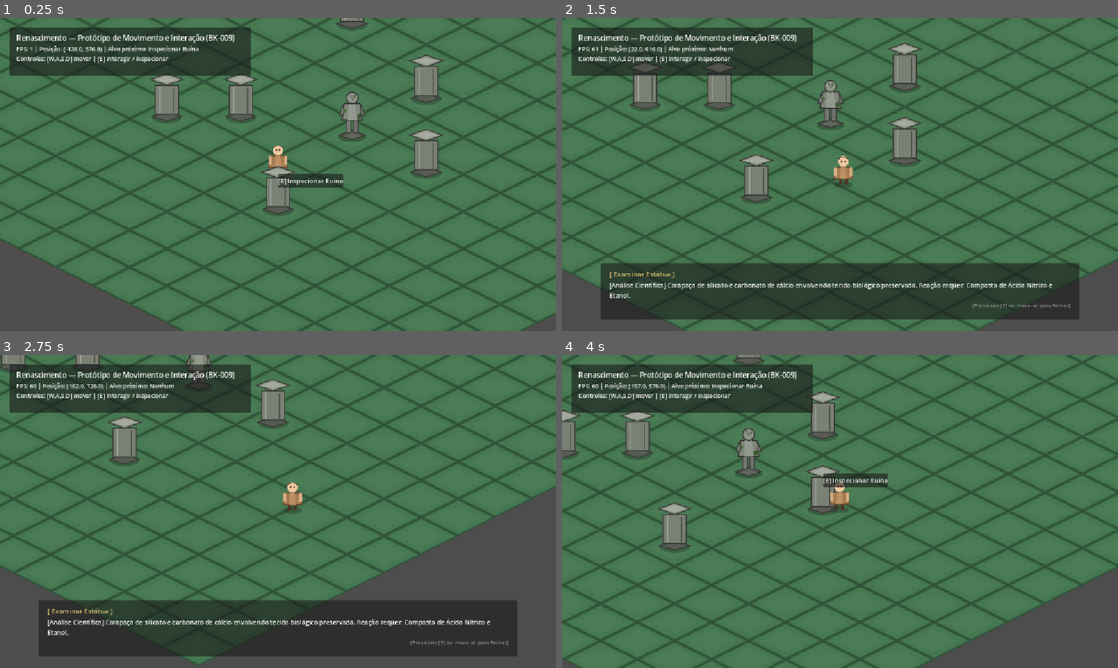
Above: before the commit, frames 1-4 (two rows, left to right).
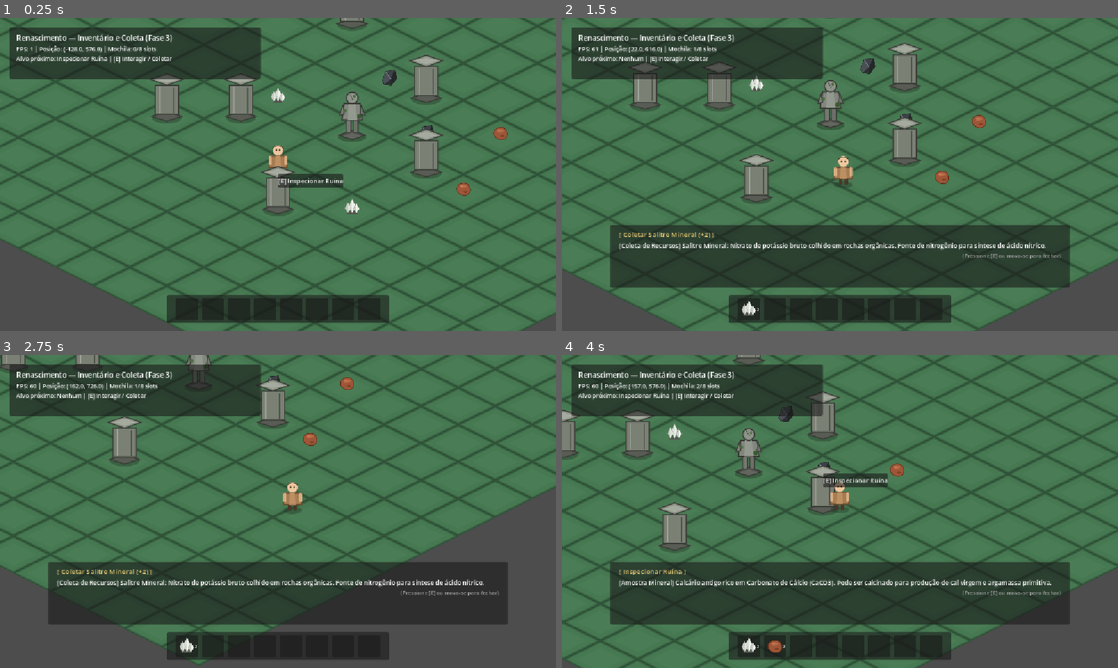
Above: after the commit, the same moments.

Repository: Thiagogalva/renascimento
Game: Godot game, scene res://scenes/tests/test_isometric_sandbox.tscn
The game is run twice, just before and just after one commit, with the same random seed, the same clock (stepped at 60 frames per second) and the same inputs.
Inputs:
- Up to frame 1 (0.25 s): no input
- Up to frame 2 (1.5 s): tap Enter at 0.5 s; hold D (move_right) 0.53-1.28 s; hold E (interact) 0.53-1.28 s; hold S (move_down) from 1.28 s (still down); tap E (interact) at 1.35 s
- Up to frame 3 (2.75 s): tap E (interact) at 2 s; release S (move_down) at 2.03 s; hold D (move_right) from 2.03 s (still down); hold E (interact) from 2.03 s (still down)
- Up to frame 4 (4 s): release D (move_right) at 2.78 s; release E (interact) at 2.78 s; hold W (move_up) 2.78-3.53 s; tap E (interact) at 2.85, 3.5 s; hold A (move_left) from 3.53 s (still down); hold E (interact) from 3.53 s (still down)

The runs differ from the first frame. In frame 1, 5.7% of the frame differs, in the area x 1-92%, y 3-98%; in frame 2, 19%; in frame 3, 18%; in frame 4, 22%.

Commit message:
feat: implement inventory system, collectibles and item definitions (BK-011, BK-012)

Diff:
--- /dev/null
+++ b/assets/sprites/item_clay.svg
@@ -0,0 +1,8 @@
+<svg xmlns="http://www.w3.org/2000/svg" width="64" height="64" viewBox="0 0 64 64">
+  <!-- Moist Clay Lump Item Icon -->
+  <path d="M14,38 Q10,22 26,16 Q44,12 50,26 Q56,42 42,50 Q24,54 14,38 Z" fill="#9e5638" stroke="#63321d" stroke-width="2"/>
+  <!-- Wet clay surface highlights -->
+  <path d="M22,22 Q34,18 44,24 Q36,32 24,30 Z" fill="#b86b49"/>
+  <ellipse cx="28" cy="24" rx="4" ry="2" fill="#d98966" opacity="0.6"/>
+  <ellipse cx="38" cy="40" rx="6" ry="3" fill="#804126"/>
+</svg>
--- /dev/null
+++ b/assets/sprites/item_flint.svg
@@ -0,0 +1,9 @@
+<svg xmlns="http://www.w3.org/2000/svg" width="64" height="64" viewBox="0 0 64 64">
+  <!-- Flint Rock Item Icon -->
+  <polygon points="12,42 22,14 48,10 54,34 38,54 18,52" fill="#2d3033" stroke="#16181a" stroke-width="2"/>
+  <polygon points="22,14 48,10 36,36" fill="#3d4247"/>
+  <polygon points="12,42 22,14 36,36 18,52" fill="#4b5056"/>
+  <polygon points="36,36 48,10 54,34 38,54" fill="#25272a"/>
+  <!-- Sharp shiny edge highlight -->
+  <line x1="22" y1="14" x2="36" y2="36" stroke="#909aa3" stroke-width="1.5"/>
+</svg>
--- /dev/null
+++ b/assets/sprites/item_saltpeter.svg
@@ -0,0 +1,13 @@
+<svg xmlns="http://www.w3.org/2000/svg" width="64" height="64" viewBox="0 0 64 64">
+  <!-- Saltpeter / Potassium Nitrate Crystals Item Icon -->
+  <polygon points="16,52 48,52 42,42 20,44" fill="#52544e"/>
+  <!-- Prismatic crystal 1 (center) -->
+  <polygon points="32,8 42,28 32,48 22,28" fill="#d9ded6" stroke="#9da398" stroke-width="1.5"/>
+  <polygon points="32,8 42,28 32,48" fill="#edf2ea"/>
+  <!-- Crystal 2 (left) -->
+  <polygon points="20,18 28,34 20,48 12,34" fill="#c7ccc4" stroke="#9da398" stroke-width="1.5"/>
+  <polygon points="20,18 28,34 20,48" fill="#dce3d8"/>
+  <!-- Crystal 3 (right) -->
+  <polygon points="44,22 52,36 44,48 36,36" fill="#c7ccc4" stroke="#9da398" stroke-width="1.5"/>
+  <polygon points="44,22 52,36 44,48" fill="#edf2ea"/>
+</svg>
--- /dev/null
+++ b/data/items/clay.tres
@@ -0,0 +1,16 @@
+[gd_resource type="Resource" script_class="ItemDefinition" load_steps=3 format=3]
+
+[ext_resource type="Script" path="res://scripts/item_definition.gd" id="1_script"]
+[ext_resource type="Texture2D" uid="uid://dka05p5odn75s" path="res://assets/sprites/item_clay.svg" id="2_icon"]
+
+[resource]
+script = ExtResource("1_script")
+id = &"item.raw.clay"
+display_name = "Argila Úmida"
+description = "Terra plástica maleável coletada na margem de rios. Essencial para moldagem de refratários e cerâmica."
+category = 0
+icon = ExtResource("2_icon")
+max_stack = 50
+weight = 0.8
+is_quest_item = false
+is_pvp_lootable = true
--- /dev/null
+++ b/data/items/flint.tres
@@ -0,0 +1,16 @@
+[gd_resource type="Resource" script_class="ItemDefinition" load_steps=3 format=3]
+
+[ext_resource type="Script" path="res://scripts/item_definition.gd" id="1_script"]
+[ext_resource type="Texture2D" uid="uid://b0id6p8vik3g2" path="res://assets/sprites/item_flint.svg" id="2_icon"]
+
+[resource]
+script = ExtResource("1_script")
+id = &"item.raw.flint"
+display_name = "Sílex Bruto"
+description = "Pedra silicosa dura e cristalina. Produz faíscas eficientes ao atrito mecânico."
+category = 0
+icon = ExtResource("2_icon")
+max_stack = 50
+weight = 0.5
+is_quest_item = false
+is_pvp_lootable = true
--- /dev/null
+++ b/data/items/saltpeter.tres
@@ -0,0 +1,16 @@
+[gd_resource type="Resource" script_class="ItemDefinition" load_steps=3 format=3]
+
+[ext_resource type="Script" path="res://scripts/item_definition.gd" id="1_script"]
+[ext_resource type="Texture2D" uid="uid://dd44lhcxviv87" path="res://assets/sprites/item_saltpeter.svg" id="2_icon"]
+
+[resource]
+script = ExtResource("1_script")
+id = &"item.raw.saltpeter"
+display_name = "Salitre Mineral"
+description = "Nitrato de potássio bruto colhido em rochas orgânicas. Fonte de nitrogênio para síntese de ácido nítrico."
+category = 1
+icon = ExtResource("2_icon")
+max_stack = 50
+weight = 0.4
+is_quest_item = false
+is_pvp_lootable = true
--- /dev/null
+++ b/scenes/entities/collectible_item.tscn
@@ -0,0 +1,24 @@
+[gd_scene load_steps=4 format=3]
+
+[ext_resource type="Script" path="res://scripts/collectible_item.gd" id="1_collectible"]
+[ext_resource type="Script" path="res://scripts/interactable.gd" id="2_interactable"]
+
+[sub_resource type="CircleShape2D" id="CircleShape2D_trigger"]
+radius = 24.0
+
+[node name="CollectibleItem" type="Node2D"]
+y_sort_enabled = true
+script = ExtResource("1_collectible")
+
+[node name="Sprite2D" type="Sprite2D" parent="."]
+scale = Vector2(0.6, 0.6)
+offset = Vector2(0, -12)
+
+[node name="Interactable" type="Area2D" parent="."]
+collision_layer = 2
+collision_mask = 0
+script = ExtResource("2_interactable")
+prompt_vertical_offset = -34.0
+
+[node name="CollisionShape2D" type="CollisionShape2D" parent="Interactable"]
+shape = SubResource("CircleShape2D_trigger")
--- a/scenes/entities/player.tscn
+++ b/scenes/entities/player.tscn
@@ -1,7 +1,8 @@
-[gd_scene load_steps=5 format=3]
+[gd_scene load_steps=6 format=3]
 
 [ext_resource type="Script" path="res://scripts/player_controller.gd" id="1_controller"]
 [ext_resource type="Texture2D" uid="uid://clllu8ahx1ppr" path="res://assets/sprites/player_placeholder.svg" id="2_texture"]
+[ext_resource type="Script" path="res://scripts/inventory.gd" id="3_inventory"]
 
 [sub_resource type="CapsuleShape2D" id="CapsuleShape2D_feet"]
 radius = 7.0
@@ -30,3 +31,7 @@
 
 [node name="CollisionShape2D" type="CollisionShape2D" parent="InteractionDetector"]
 shape = SubResource("CircleShape2D_interaction")
+
+[node name="Inventory" type="Node" parent="."]
+script = ExtResource("3_inventory")
+max_slots = 8
--- a/scenes/tests/test_isometric_sandbox.gd
+++ b/scenes/tests/test_isometric_sandbox.gd
@@ -1,7 +1,7 @@
 extends Node2D
 
-## Cena de Teste e Validação Isométrica e Interação (BK-005, BK-008, BK-009)
-## Valida a grade 2:1, ordenação visual Y-Sort, colisão na base, câmera móvel e sistema de interação.
+## Cena de Teste e Validação Isométrica, Interação e Inventário (Fase 1, 2 e 3)
+## Valida a grade 2:1, ordenação visual Y-Sort, sistema de interação e inventário com coleta.
 
 const TILE_WIDTH: float = 128.0
 const TILE_HEIGHT: float = 64.0
@@ -11,6 +11,11 @@
 const OBSTACLE_SCENE = preload("res://scenes/entities/test_obstacle.tscn")
 const STATUE_SCENE = preload("res://scenes/entities/petrified_statue.tscn")
 const PLAYER_SCENE = preload("res://scenes/entities/player.tscn")
+const COLLECTIBLE_SCENE = preload("res://scenes/entities/collectible_item.tscn")
+
+const ITEM_FLINT = preload("res://data/items/flint.tres")
+const ITEM_CLAY = preload("res://data/items/clay.tres")
+const ITEM_SALTPETER = preload("res://data/items/saltpeter.tres")
 
 @onready var ground_container: Node2D = $Ground
 @onready var entities_container: Node2D = $Entities
@@ -18,16 +23,20 @@
 @onready var dialogue_panel: PanelContainer = $UI/DialoguePanel
 @onready var dialogue_title: Label = $UI/DialoguePanel/MarginContainer/VBoxContainer/DialogueTitle
 @onready var dialogue_text: Label = $UI/DialoguePanel/MarginContainer/VBoxContainer/DialogueText
+@onready var slots_hbox: HBoxContainer = $UI/HotbarPanel/MarginContainer/SlotsHBox
 
 var player: PlayerController = null
 var _last_interaction_target: Interactable = null
+var _slot_ui_elements: Array[Dictionary] = []
 
 func _ready() -> void:
 	_generate_isometric_ground()
 	_spawn_obstacles()
 	_spawn_petrified_statue()
+	_spawn_collectibles()
 	_spawn_player()
 	_create_world_boundaries()
+	_setup_hotbar_ui()
 
 func _process(_delta: float) -> void:
 	if player and info_label:
@@ -36,7 +45,16 @@
 		var target_info: String = "Nenhum"
 		if player.current_target:
 			target_info = player.current_target.interaction_title
-		info_label.text = "FPS: %d | Posição: (%.1f, %.1f) | Alvo próximo: %s\nControles: [W,A,S,D] mover | [E] interagir / inspecionar" % [fps, pos.x, pos.y, target_info]
+
+		var inv_count: int = 0
+		if player.inventory:
+			for s in player.inventory.slots:
+				if not s.is_empty():
+					inv_count += 1
+
+		info_label.text = "FPS: %d | Posição: (%.1f, %.1f) | Mochila: %d/%d slots\nAlvo próximo: %s | [E] Interagir / Coletar" % [
+			fps, pos.x, pos.y, inv_count, player.inventory.max_slots if player.inventory else 8, target_info
+		]
 
 func _generate_isometric_ground() -> void:
 	for gx in range(GRID_SIZE):
@@ -64,9 +82,26 @@
 
 func _spawn_petrified_statue() -> void:
 	var statue: Node2D = STATUE_SCENE.instantiate()
-	# Posiciona a estátua em destaque no centro-norte da clareira
 	statue.position = _grid_to_screen(8, 8)
 	entities_container.add_child(statue)
+
+func _spawn_collectibles() -> void:
+	var items_to_spawn: Array[Dictionary] = [
+		{ "resource": ITEM_FLINT, "amount": 2, "pos": Vector2i(7, 6) },
+		{ "resource": ITEM_FLINT, "amount": 1, "pos": Vector2i(9, 7) },
+		{ "resource": ITEM_CLAY, "amount": 3, "pos": Vector2i(10, 6) },
+		{ "resource": ITEM_CLAY, "amount": 2, "pos": Vector2i(11, 8) },
+		{ "resource": ITEM_SALTPETER, "amount": 1, "pos": Vector2i(6, 8) },
+		{ "resource": ITEM_SALTPETER, "amount": 2, "pos": Vector2i(10, 10) }
+	]
+
+	for spawn_data in items_to_spawn:
+		var col_node: CollectibleItem = COLLECTIBLE_SCENE.instantiate()
+		col_node.item_resource = spawn_data["resource"]
+		col_node.amount = spawn_data["amount"]
+		var gpos: Vector2i = spawn_data["pos"]
+		col_node.position = _grid_to_screen(gpos.x, gpos.y)
+		entities_container.add_child(col_node)
 
 func _spawn_player() -> void:
 	player = PLAYER_SCENE.instantiate()
@@ -80,6 +115,64 @@
 	player.add_child(camera)
 
 	player.interaction_triggered.connect(_on_player_interaction_triggered)
+	if player.inventory:
+		player.inventory.inventory_updated.connect(_update_hotbar)
+
+func _setup_hotbar_ui() -> void:
+	_slot_ui_elements.clear()
+	for child in slots_hbox.get_children():
+		child.queue_free()
+
+	var max_slots: int = 8
+	if player and player.inventory:
+		max_slots = player.inventory.max_slots
+
+	for i in range(max_slots):
+		var slot_panel: PanelContainer = PanelContainer.new()
+		slot_panel.custom_minimum_size = Vector2(46, 46)
+
+		var icon_rect: TextureRect = TextureRect.new()
+		icon_rect.expand_mode = TextureRect.EXPAND_IGNORE_SIZE
+		icon_rect.stretch_mode = TextureRect.STRETCH_KEEP_ASPECT_CENTERED
+		icon_rect.custom_minimum_size = Vector2(36, 36)
+		slot_panel.add_child(icon_rect)
+
+		var qty_label: Label = Label.new()
+		qty_label.horizontal_alignment = HORIZONTAL_ALIGNMENT_RIGHT
+		qty_label.vertical_alignment = VERTICAL_ALIGNMENT_BOTTOM
+		qty_label.add_theme_font_size_override("font_size", 11)
+		slot_panel.add_child(qty_label)
+
+		slots_hbox.add_child(slot_panel)
+		_slot_ui_elements.append({
+			"panel": slot_panel,
+			"icon": icon_rect,
+			"label": qty_label
+		})
+
+	_update_hotbar()
+
+func _update_hotbar() -> void:
+	if not player or not player.inventory:
+		return
+
+	var slots_data: Array[ItemSlot] = player.inventory.slots
+	for i in range(_slot_ui_elements.size()):
+		var ui_dict: Dictionary = _slot_ui_elements[i]
+		var icon_rect: TextureRect = ui_dict["icon"]
+		var label: Label = ui_dict["label"]
+
+		if i < slots_data.size():
+			var slot: ItemSlot = slots_data[i]
+			if not slot.is_empty():
+				icon_rect.texture = slot.item.icon
+				label.text = str(slot.quantity) if slot.quantity > 1 else ""
+			else:
+				icon_rect.texture = null
+				label.text = ""
+		else:
+			icon_rect.texture = null
+			label.text = ""
 
 func _on_player_interaction_triggered(target: Interactable) -> void:
 	if dialogue_panel.visible and _last_interaction_target == target:
@@ -91,7 +184,7 @@
 	if target.scientific_log_entry != "":
 		dialogue_text.text = target.scientific_log_entry
 	else:
-		dialogue_text.text = "Objeto interativo registrado no sistema."
+		dialogue_text.text = "Ação de interação concluída."
 	dialogue_panel.visible = true
 
 func _close_dialogue() -> void:
--- a/scenes/tests/test_isometric_sandbox.tscn
+++ b/scenes/tests/test_isometric_sandbox.tscn
@@ -16,8 +16,8 @@
 [node name="PanelContainer" type="PanelContainer" parent="UI"]
 offset_left = 20.0
 offset_top = 20.0
-offset_right = 520.0
-offset_bottom = 120.0
+offset_right = 540.0
+offset_bottom = 126.0
 
 [node name="MarginContainer" type="MarginContainer" parent="UI/PanelContainer"]
 layout_mode = 2
@@ -32,7 +32,7 @@
 [node name="TitleLabel" type="Label" parent="UI/PanelContainer/MarginContainer/VBoxContainer"]
 layout_mode = 2
 theme_override_font_sizes/font_size = 15
-text = "Renascimento — Protótipo de Movimento e Interação (BK-009)"
+text = "Renascimento — Inventário e Coleta (Fase 3)"
 
 [node name="InfoLabel" type="Label" parent="UI/PanelContainer/MarginContainer/VBoxContainer"]
 layout_mode = 2
@@ -45,19 +45,19 @@
 anchor_top = 1.0
 anchor_right = 1.0
 anchor_bottom = 1.0
-offset_left = 80.0
-offset_top = -140.0
-offset_right = -80.0
-offset_bottom = -24.0
+offset_left = 100.0
+offset_top = -220.0
+offset_right = -100.0
+offset_bottom = -90.0
 grow_horizontal = 2
 grow_vertical = 0
 
 [node name="MarginContainer" type="MarginContainer" parent="UI/DialoguePanel"]
 layout_mode = 2
 theme_override_constants/margin_left = 18
-theme_override_constants/margin_top = 12
+theme_override_constants/margin_top = 10
 theme_override_constants/margin_right = 18
-theme_override_constants/margin_bottom = 12
+theme_override_constants/margin_bottom = 10
 
 [node name="VBoxContainer" type="VBoxContainer" parent="UI/DialoguePanel/MarginContainer"]
 layout_mode = 2
@@ -80,3 +80,28 @@
 theme_override_font_sizes/font_size = 11
 text = "(Pressione [E] ou mova-se para fechar)"
 horizontal_alignment = 2
+
+[node name="HotbarPanel" type="PanelContainer" parent="UI"]
+anchors_preset = 7
+anchor_left = 0.5
+anchor_top = 1.0
+anchor_right = 0.5
+anchor_bottom = 1.0
+offset_left = -230.0
+offset_top = -74.0
+offset_right = 230.0
+offset_bottom = -16.0
+grow_horizontal = 2
+grow_vertical = 0
+
+[node name="MarginContainer" type="MarginContainer" parent="UI/HotbarPanel"]
+layout_mode = 2
+theme_override_constants/margin_left = 10
+theme_override_constants/margin_top = 6
+theme_override_constants/margin_right = 10
+theme_override_constants/margin_bottom = 6
+
+[node name="SlotsHBox" type="HBoxContainer" parent="UI/HotbarPanel/MarginContainer"]
+layout_mode = 2
+theme_override_constants/separation = 8
+alignment = 1
--- /dev/null
+++ b/scripts/collectible_item.gd
@@ -0,0 +1,36 @@
+class_name CollectibleItem
+extends Node2D
+
+## Representa um recurso ou item coletável posicionado no chão do mundo isométrico.
+
+signal collected(item_def: ItemDefinition, amount: int)
+
+@export var item_resource: ItemDefinition = null
+@export var amount: int = 1
+
+@onready var sprite: Sprite2D = $Sprite2D
+@onready var interactable: Interactable = $Interactable
+
+func _ready() -> void:
+	if item_resource:
+		if sprite and item_resource.icon:
+			sprite.texture = item_resource.icon
+		if interactable:
+			interactable.interaction_title = "Coletar %s (+%d)" % [item_resource.display_name, amount]
+			interactable.interaction_id = item_resource.id
+			interactable.scientific_log_entry = "[Coleta de Recursos] %s: %s" % [item_resource.display_name, item_resource.description]
+			interactable.interacted.connect(_on_interacted)
+
+func _on_interacted(initiator: Node2D) -> void:
+	if initiator is PlayerController:
+		var inv: Inventory = initiator.inventory
+		if inv:
+			var leftover: int = inv.add_item(item_resource, amount)
+			if leftover == 0:
+				collected.emit(item_resource, amount)
+				queue_free()
+			elif leftover < amount:
+				var gathered: int = amount - leftover
+				amount = leftover
+				interactable.interaction_title = "Coletar %s (+%d)" % [item_resource.display_name, amount]
+				collected.emit(item_resource, gathered)
--- /dev/null
+++ b/scripts/inventory.gd
@@ -0,0 +1,94 @@
+class_name Inventory
+extends Node
+
+## Gerenciador do inventário do jogador com validação estrita de integridade.
+## Previne perdas, duplicações e controla capacidades de empilhamento.
+
+signal item_added(item: ItemDefinition, amount: int)
+signal item_removed(item: ItemDefinition, amount: int)
+signal inventory_updated()
+
+@export var max_slots: int = 8
+
+var slots: Array[ItemSlot] = []
+
+func _ready() -> void:
+	_initialize_slots()
+
+func _initialize_slots() -> void:
+	slots.clear()
+	for i in range(max_slots):
+		slots.append(ItemSlot.new())
+
+func add_item(item_def: ItemDefinition, amount: int) -> int:
+	if item_def == null or amount <= 0:
+		return amount
+
+	var remaining: int = amount
+
+	# 1. Tenta empilhar em slots que já possuem o mesmo item
+	for slot in slots:
+		if not slot.is_empty() and slot.item.id == item_def.id:
+			var space: int = slot.item.max_stack - slot.quantity
+			if space > 0:
+				var to_add: int = mini(remaining, space)
+				slot.quantity += to_add
+				remaining -= to_add
+				if remaining <= 0:
+					break
+
+	# 2. Se sobrou, preenche slots vazios
+	if remaining > 0:
+		for slot in slots:
+			if slot.is_empty():
+				var to_add: int = mini(remaining, item_def.max_stack)
+				slot.item = item_def
+				slot.quantity = to_add
+				remaining -= to_add
+				if remaining <= 0:
+					break
+
+	var added: int = amount - remaining
+	if added > 0:
+		item_added.emit(item_def, added)
+		inventory_updated.emit()
+
+	return remaining
+
+func remove_item_by_id(item_id: StringName, amount: int) -> bool:
+	if amount <= 0 or get_item_count(item_id) < amount:
+		return false
+
+	var needed: int = amount
+	for i in range(slots.size() - 1, -1, -1):
+		var slot: ItemSlot = slots[i]
+		if not slot.is_empty() and slot.item.id == item_id:
+			var to_remove: int = mini(needed, slot.quantity)
+			slot.quantity -= to_remove
+			needed -= to_remove
+			var ref_item: ItemDefinition = slot.item
+			if slot.quantity <= 0:
+				slot.item = null
+				slot.quantity = 0
+			item_removed.emit(ref_item, to_remove)
+			if needed <= 0:
+				break
+
+	inventory_updated.emit()
+	return true
+
+func get_item_count(item_id: StringName) -> int:
+	var total: int = 0
+	for slot in slots:
+		if not slot.is_empty() and slot.item.id == item_id:
+			total += slot.quantity
+	return total
+
+func has_item(item_id: StringName, amount: int = 1) -> bool:
+	return get_item_count(item_id) >= amount
+
+func is_full() -> bool:
+	for slot in slots:
+		if slot.is_empty():
+			return false
+	return true
--- /dev/null
+++ b/scripts/item_definition.gd
@@ -0,0 +1,23 @@
+class_name ItemDefinition
+extends Resource
+
+## Definição técnica de um item serializável no Godot (.tres).
+## Desacoplada de lógica de apresentação e alinhada à especificação BK-003 / BK-011.
+
+enum Category {
+	RAW,
+	CHEMICAL,
+	TOOL,
+	COMPOUND,
+	CONSUMABLE
+}
+
+@export var id: StringName = &"item.raw.flint"
+@export var display_name: String = "Sílex"
+@export_multiline var description: String = "Pedra silicosa dura e cristalina. Produz faíscas eficientes ao atrito mecânico."
+@export var category: Category = Category.RAW
+@export var icon: Texture2D = null
+@export var max_stack: int = 50
+@export var weight: float = 0.5
+@export var is_quest_item: bool = false
+@export var is_pvp_lootable: bool = true
--- /dev/null
+++ b/scripts/item_slot.gd
@@ -0,0 +1,24 @@
+class_name ItemSlot
+extends RefCounted
+
+## Representa a pilha de um item dentro de um slot de inventário.
+
+var item: ItemDefinition = null
+var quantity: int = 0
+
+func _init(p_item: ItemDefinition = null, p_quantity: int = 0) -> void:
+	item = p_item
+	quantity = p_quantity
+
+func is_empty() -> bool:
+	return item == null or quantity <= 0
+
+func can_stack_with(other_item: ItemDefinition) -> bool:
+	if is_empty():
+		return true
+	return item.id == other_item.id and quantity < item.max_stack
+
+func get_free_space() -> int:
+	if is_empty():
+		return 999
+	return maxi(0, item.max_stack - quantity)
--- a/scripts/player_controller.gd
+++ b/scripts/player_controller.gd
@@ -10,6 +10,7 @@
 
 @onready var sprite: Sprite2D = $Sprite2D
 @onready var interaction_detector: Area2D = $InteractionDetector
+@onready var inventory: Inventory = $Inventory
 
 var nearby_interactables: Array[Interactable] = []
 var current_target: Interactable = null
--- /dev/null
+++ b/tests/test_inventory.gd
@@ -0,0 +1,122 @@
+extends SceneTree
+
+## Teste unitário headless do sistema de Inventário (BK-011, BK-012)
+## Execução: Godot --headless --script tests/test_inventory.gd
+
+# Contadores em Array para que a lambda os capture por referência
+var _results: Array[int] = [0, 0]  # [passed, failed]
+
+func _assert_eq(label: String, got: Variant, expected: Variant) -> void:
+	if got == expected:
+		print("  ✅ PASS: ", label)
+		_results[0] += 1
+	else:
+		print("  ❌ FAIL: ", label, " — esperado: ", expected, "  obtido: ", got)
+		_results[1] += 1
+
+func _init() -> void:
+	print("=== TEST INVENTORY ===")
+
+	# ──────────────────────────────────────────────────
+	# Montagem: cria ItemDefinitions sintéticos
+	# ──────────────────────────────────────────────────
+	var item_def: ItemDefinition = ItemDefinition.new()
+	item_def.id = &"item.test_stone"
+	item_def.display_name = "Pedra de Teste"
+	item_def.max_stack = 5
+
+	var item_b: ItemDefinition = ItemDefinition.new()
+	item_b.id = &"item.test_wood"
+	item_b.display_name = "Madeira de Teste"
+	item_b.max_stack = 10
+
+	# Cria o Inventory como Node isolado
+	var inv: Inventory = Inventory.new()
+	inv.max_slots = 4
+	get_root().add_child(inv)  # aciona _ready() que inicializa os slots
+	await process_frame
+
+	# ──────────────────────────────────────────────────
+	# T01 — Inventário começa vazio
+	# ──────────────────────────────────────────────────
+	_assert_eq("T01 — slots inicializados", inv.slots.size(), 4)
+	_assert_eq("T01 — contagem inicial do item", inv.get_item_count(&"item.test_stone"), 0)
+
+	# ──────────────────────────────────────────────────
+	# T02 — add_item empilha no mesmo slot
+	# ──────────────────────────────────────────────────
+	var leftover: int = inv.add_item(item_def, 3)
+	_assert_eq("T02 — sem leftover ao adicionar 3", leftover, 0)
+	_assert_eq("T02 — contagem é 3", inv.get_item_count(&"item.test_stone"), 3)
+
+	# ──────────────────────────────────────────────────
+	# T03 — empilhamento: completa a pilha (max_stack = 5)
+	# ──────────────────────────────────────────────────
+	leftover = inv.add_item(item_def, 2)
+	_assert_eq("T03 — sem leftover ao completar pilha", leftover, 0)
+	_assert_eq("T03 — contagem é 5", inv.get_item_count(&"item.test_stone"), 5)
+
+	var occupied: int = 0
+	for slot in inv.slots:
+		if not slot.is_empty():
+			occupied += 1
+	_assert_eq("T03 — apenas 1 slot ocupado", occupied, 1)
+
+	# ──────────────────────────────────────────────────
+	# T04 — pilha cheia abre novo slot
+	# ──────────────────────────────────────────────────
+	leftover = inv.add_item(item_def, 3)
+	_assert_eq("T04 — sem leftover (overflow para novo slot)", leftover, 0)
+	_assert_eq("T04 — contagem total é 8", inv.get_item_count(&"item.test_stone"), 8)
+
+	occupied = 0
+	for slot in inv.slots:
+		if not slot.is_empty():
+			occupied += 1
+	_assert_eq("T04 — dois slots ocupados", occupied, 2)
+
+	# ──────────────────────────────────────────────────
+	# T05 — remove_item_by_id parcial
+	# ──────────────────────────────────────────────────
+	var removed: bool = inv.remove_item_by_id(&"item.test_stone", 5)
+	_assert_eq("T05 — remove retorna true", removed, true)
+	_assert_eq("T05 — contagem é 3 após remoção", inv.get_item_count(&"item.test_stone"), 3)
+
+	# ──────────────────────────────────────────────────
+	# T06 — remove mais do que existe → false
+	# ──────────────────────────────────────────────────
+	var removed_fail: bool = inv.remove_item_by_id(&"item.test_stone", 99)
+	_assert_eq("T06 — remove excessivo retorna false", removed_fail, false)
+	_assert_eq("T06 — contagem inalterada", inv.get_item_count(&"item.test_stone"), 3)
+
+	# ──────────────────────────────────────────────────
+	# T07 — has_item
+	# ──────────────────────────────────────────────────
+	_assert_eq("T07 — has_item(3) true", inv.has_item(&"item.test_stone", 3), true)
+	_assert_eq("T07 — has_item(4) false", inv.has_item(&"item.test_stone", 4), false)
+
+	# ──────────────────────────────────────────────────
+	# T08 — inventário cheio
+	# Remove as pedras restantes, depois preenche todos os 4 slots com item_b
+	# ──────────────────────────────────────────────────
+	inv.remove_item_by_id(&"item.test_stone", 3)  # limpa slot(s) de pedra
+	_assert_eq("T08 — inventário limpo antes do teste de full", inv.get_item_count(&"item.test_stone"), 0)
+
+	# 4 slots × max_stack 10 = 40 itens para lotar tudo
+	inv.add_item(item_b, 40)
+	_assert_eq("T08 — is_full() quando cheio", inv.is_full(), true)
+
+	leftover = inv.add_item(item_b, 5)
+	_assert_eq("T08 — leftover = 5 quando cheio", leftover, 5)
+
+	# ──────────────────────────────────────────────────
+	# Resultado final
+	# ──────────────────────────────────────────────────
+	print("")
+	print("Resultado: %d/%d testes passaram" % [_results[0], _results[0] + _results[1]])
+	if _results[1] == 0:
+		print("TODOS OS TESTES PASSARAM ✅")
+		quit(0)
+	else:
+		print("FALHAS ENCONTRADAS ❌")
+		quit(1)
Not shown, added: assets/sprites/item_clay.svg.import
Not shown, added: assets/sprites/item_flint.svg.import
Not shown, added: assets/sprites/item_saltpeter.svg.import
Not shown, added: scripts/collectible_item.gd.uid
Not shown, added: scripts/inventory.gd.uid
Not shown, added: scripts/item_definition.gd.uid
Not shown, added: scripts/item_slot.gd.uid
Not shown, added: tests/test_interaction.gd.uid
Not shown, added: tests/test_inventory.gd.uid
Not shown, changed: docs/03_backlog.md
Not shown, changed: docs/08_diario_de_desenvolvimento.md
